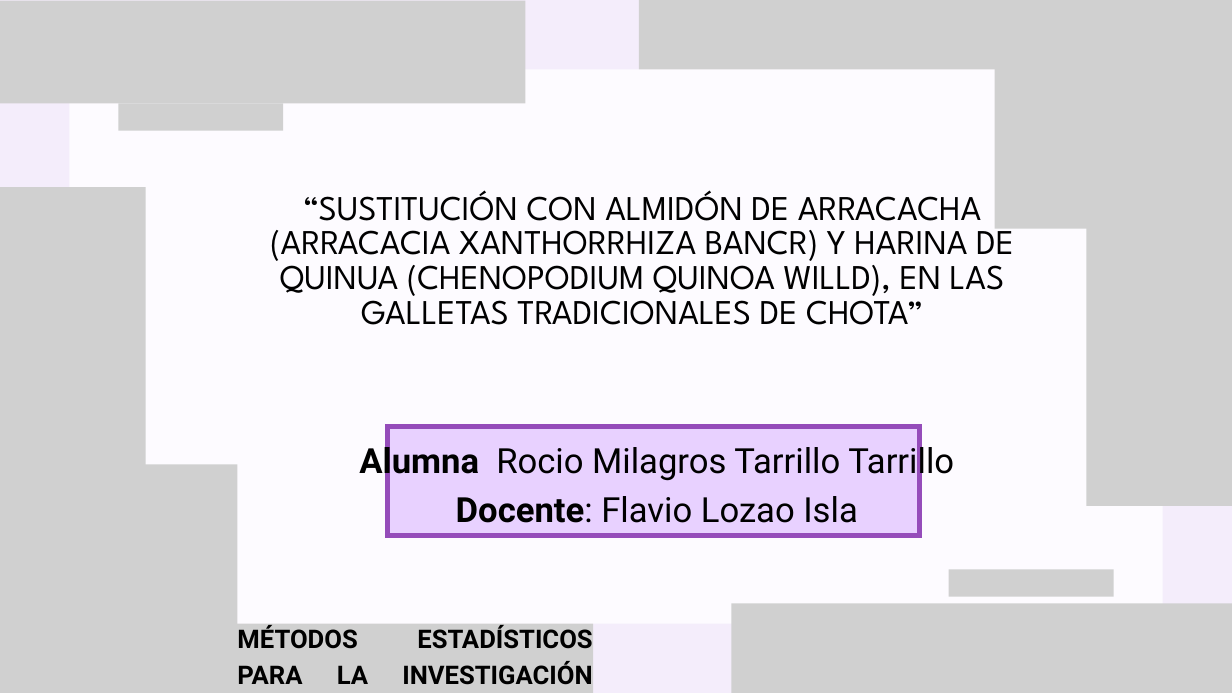
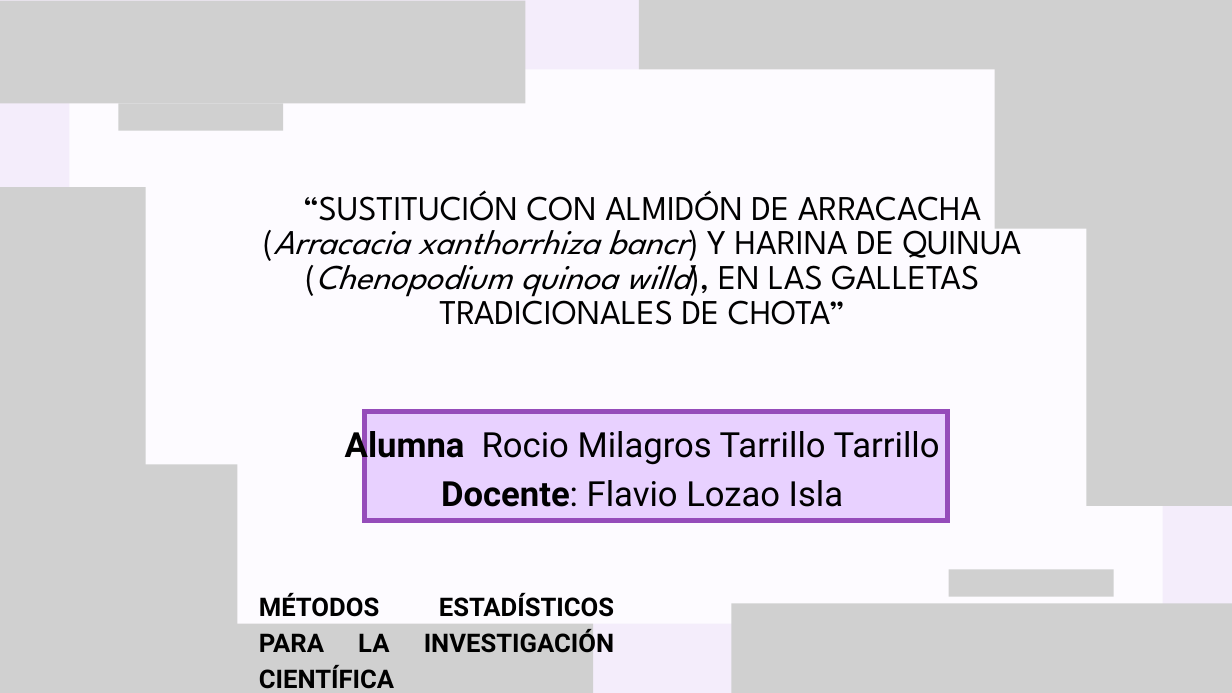
Before and after one commit to Rociom570/Datos-Unidad-II, a slide deck: slide 1 of Tarea II.pptx. Drawn at 1232x693 pixels with LibreOffice and Linux fonts; fonts in the diff are those of the drawing; grey boxes stand for pictures. Boxes give left, top, right and bottom in pixels: in the first picture for what was removed or moved away, otherwise in the second. Text is boxed around its words. In the diff, an @@ line names an element or a change of style, - is before the commit and + after.

```diff
--- a/Tarea II.pptx
+++ b/Tarea II.pptx
@@ text at box(273, 190, 1021, 325): text changed @@
-“SUSTITUCIÓN CON ALMIDÓN DE ARRACACHA (ARRACACIA XANTHORRHIZA BANCR) Y HARINA DE QUINUA (CHENOPODIUM QUINOA WILLD), EN LAS GALLETAS TRADICIONALES DE CHOTA”
+“SUSTITUCIÓN CON ALMIDÓN DE ARRACACHA (Arracacia xanthorrhiza bancr) Y HARINA DE QUINUA (Chenopodium quinoa willd), EN LAS GALLETAS TRADICIONALES DE CHOTA”
@@ text "Alumna Rocio Milagros Tarrillo Tarrillo": place and size @@
-text "Alumna Rocio Milagros Tarrillo Tarrillo" at box(359, 442, 954, 523)
+text "Alumna Rocio Milagros Tarrillo Tarrillo" at box(345, 425, 940, 507)
@@ freeform shape: place and size @@
-freeform shape at box(387, 426, 919, 535)
+freeform shape at box(365, 411, 947, 521)
@@ freeform shape: place and size @@
-freeform shape at box(387, 426, 919, 535)
+freeform shape at box(367, 411, 950, 521)
@@ text "MÉTODOS ESTADÍSTICOS PARA LA INVESTIGACIÓN ..." rewrapped from box(237, 625, 592, 685) to box(259, 593, 614, 659) @@
```
Also in this commit, not shown: 5 other slides changed, 6 slides added, 4 slides removed, 4 other files.
